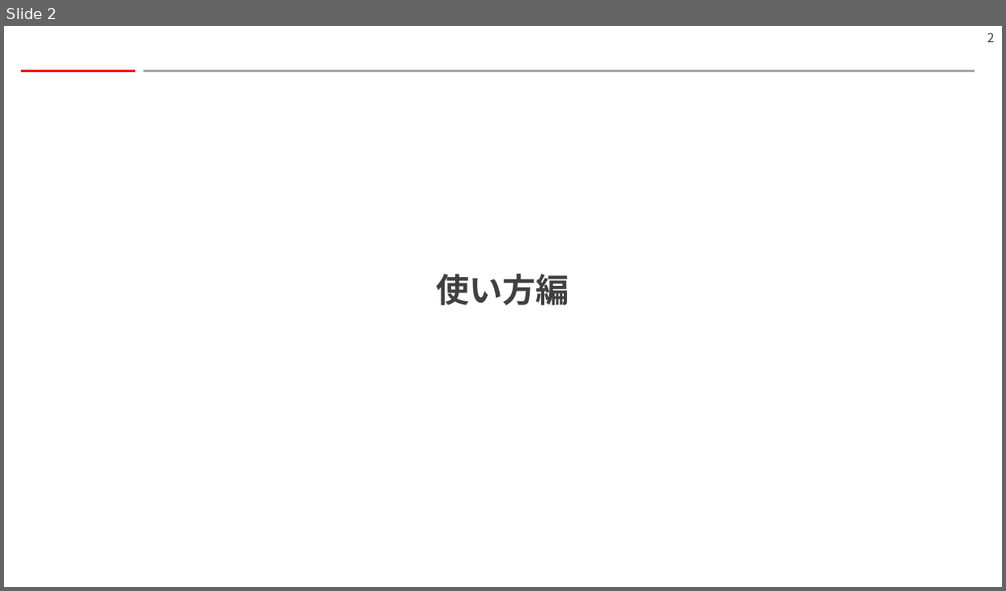
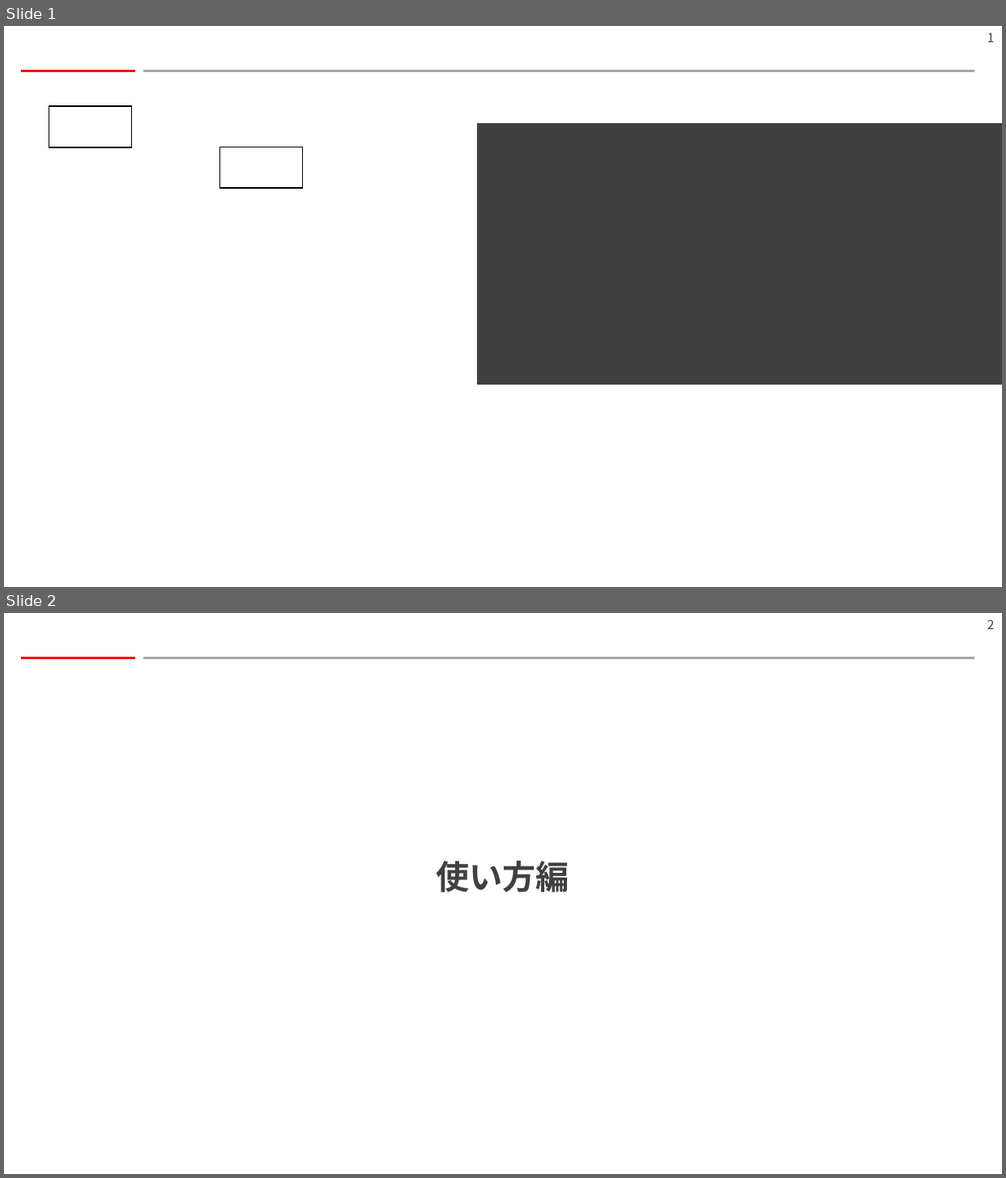
Before and after one commit to hitsuji-ga-u/pawapo, a slide deck: slide/customUI.pptm. Shown one above the other, each under a label of ours: slide 2 before the commit, slides 1 and 2 after it. The pictures are 1006x591 and 1006x1178 pixels, drawn with LibreOffice and Linux fonts; fonts in the diff are those of the drawing. Boxes give left, top, right and bottom in pixels: in the first picture for what was removed or moved away, otherwise in the second. Text is boxed around its words. In the diff, an @@ line names an element or a change of style, - is before the commit and + after.

```diff
--- a/slide/customUI.pptm
+++ b/slide/customUI.pptm
@@ slide 1 added at <box>4,26,1002,587</box>, background #FFFFFF; not listed: 3 template elements that a slide beside it also shows @@
@@ rectangle added at <box>49,106,131,148</box>, fill #FFFFFF, outline #000000 1 pt @@
@@ rectangle added at <box>220,147,303,188</box>, fill #FFFFFF, outline #000000 1 pt @@
@@ rectangle added at <box>477,123,1002,385</box>, fill #404040 @@
```
Also in this commit, not shown: 1 slide removed, 1 other file.
